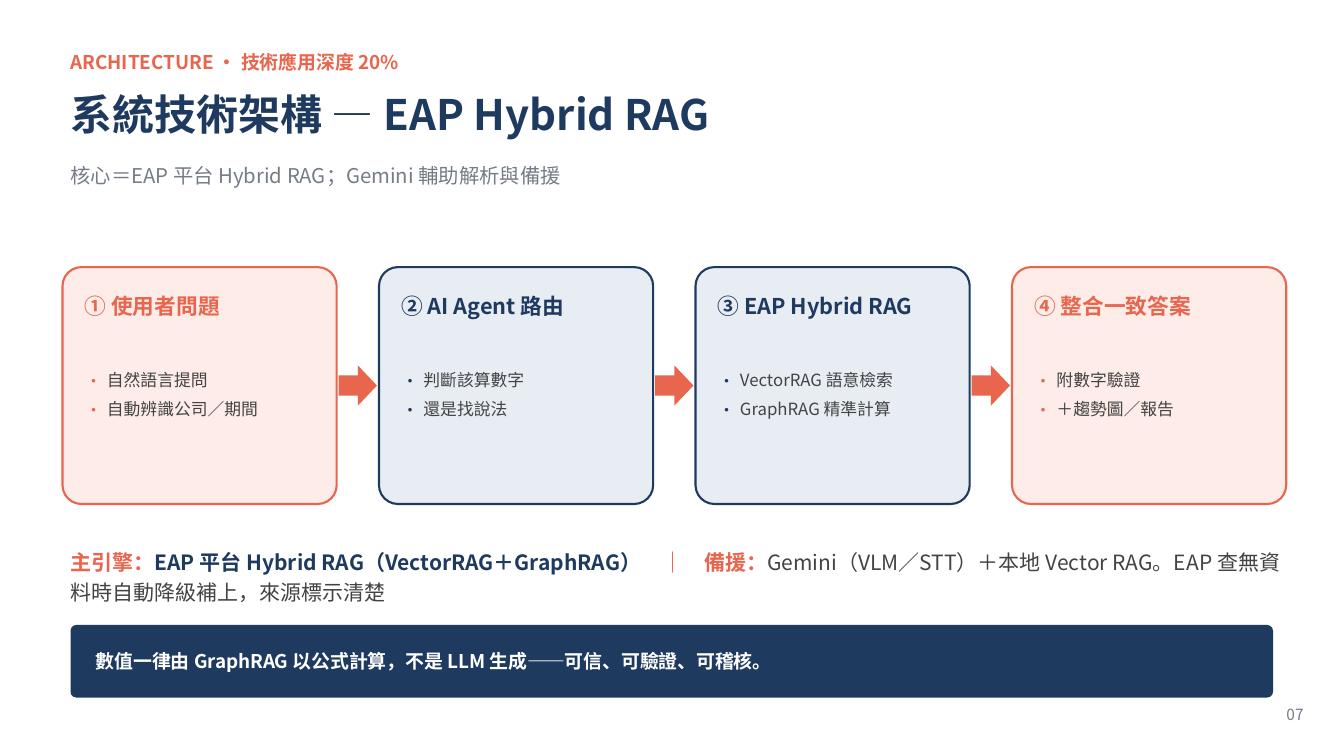
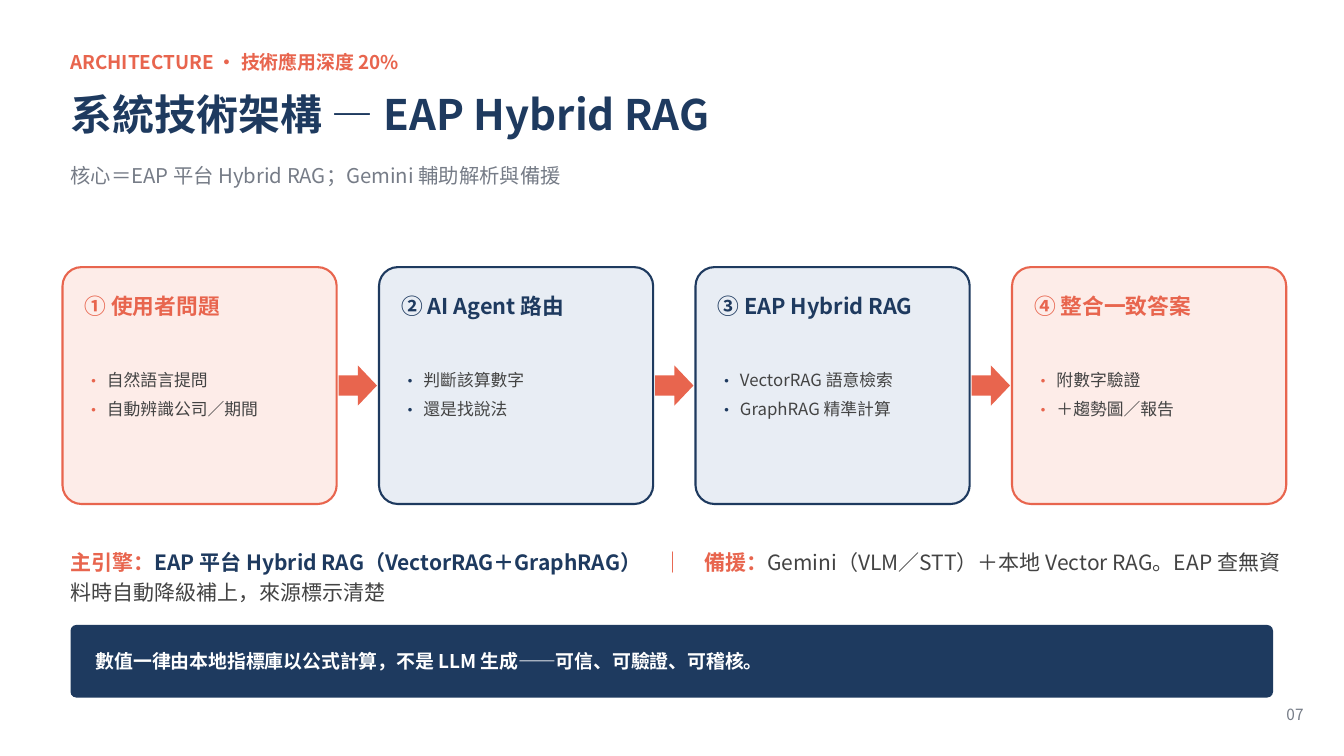
Before and after one commit to WangChiaChen/hybrid-rag-project, a slide deck: slide 7 of 比賽簡報_升級版.pptx. Drawn at 1344x756 pixels with LibreOffice and Linux fonts; fonts in the diff are those of the drawing. Boxes give left, top, right and bottom in pixels: in the first picture for what was removed or moved away, otherwise in the second. Text is boxed around its words. In the diff, an @@ line names an element or a change of style, - is before the commit and + after.

```diff
--- a/比賽簡報_升級版.pptx
+++ b/比賽簡報_升級版.pptx
@@ text at [96,652,763,671]: text changed @@
-數值一律由 GraphRAG 以公式計算，不是 LLM 生成——可信、可驗證、可稽核。
+數值一律由本地指標庫以公式計算，不是 LLM 生成——可信、可驗證、可稽核。
```
Also in this commit, not shown: 2 other slides changed, 8 other files.
